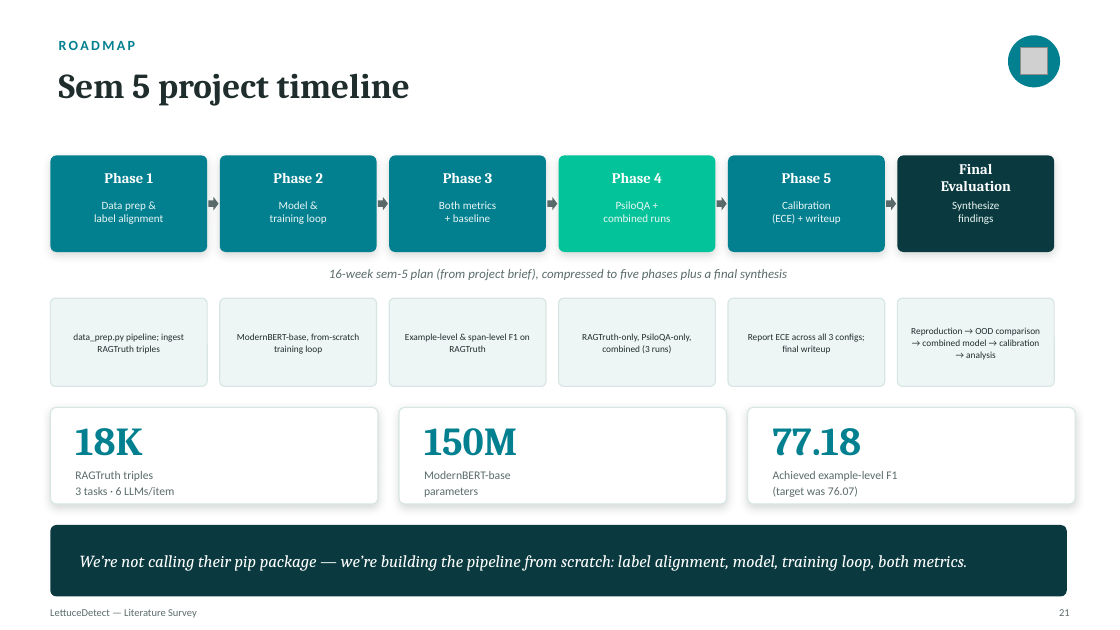
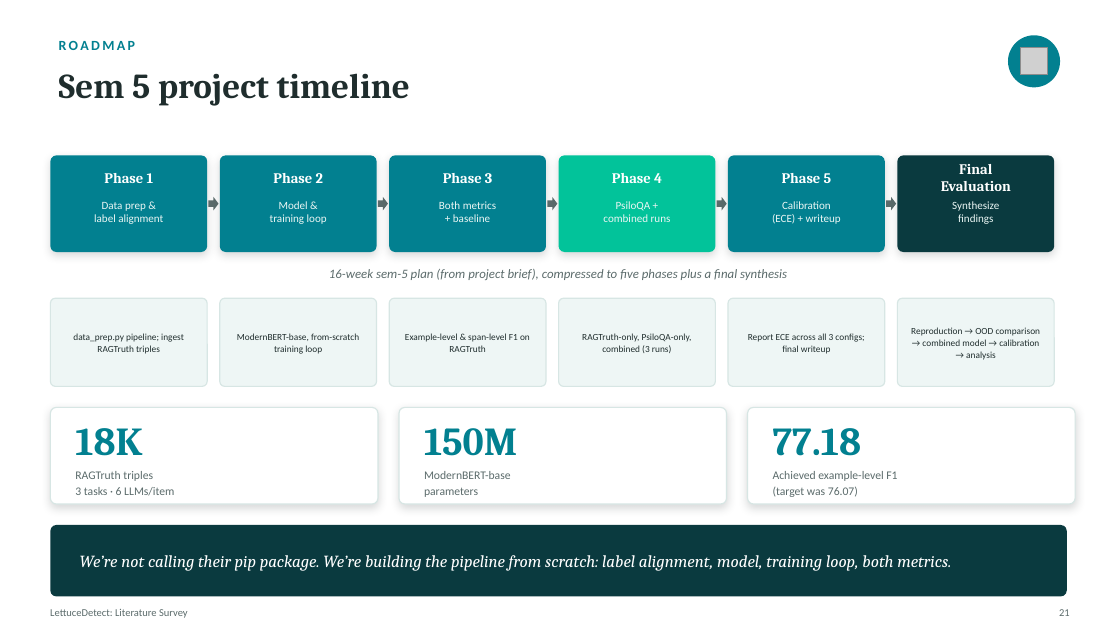
Before and after one commit to AfzalRaja001/lettucedetect-reimpl, a slide deck: slide 21 of docs/LettuceDetect_Presentation_.pptx. Drawn at 1120x630 pixels with LibreOffice and Linux fonts; fonts in the diff are those of the drawing; grey boxes stand for pictures. Boxes give left, top, right and bottom in pixels: in the first picture for what was removed or moved away, otherwise in the second. Text is boxed around its words. In the diff, an @@ line names an element or a change of style, - is before the commit and + after.

```diff
--- a/docs/LettuceDetect_Presentation_.pptx
+++ b/docs/LettuceDetect_Presentation_.pptx
@@ text at (x1=80, y1=555, x2=951, y2=571): text changed @@
-We’re not calling their pip package — we’re building the pipeline from scratch: label alignment, model, training loop, both metrics.
+We’re not calling their pip package. We’re building the pipeline from scratch: label alignment, model, training loop, both metrics.
@@ text at (x1=50, y1=609, x2=188, y2=618): text changed @@
-LettuceDetect — Literature Survey
+LettuceDetect: Literature Survey
```
Also in this commit, not shown: 20 other slides changed, 2 other files.
